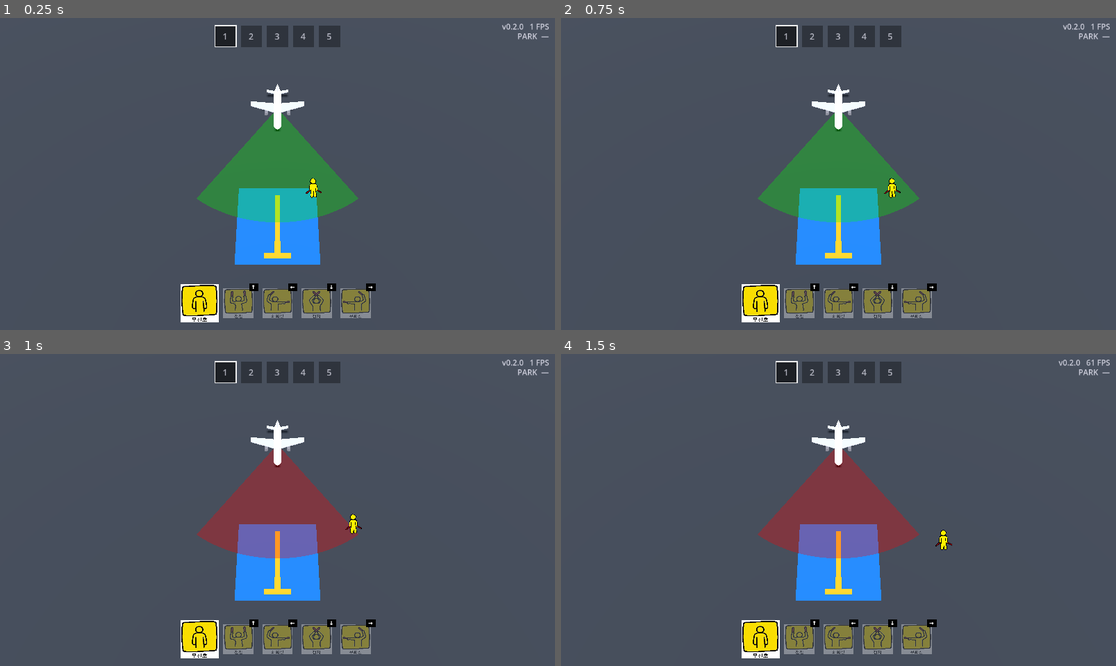
Above: before the commit, frames 1-4 (two rows, left to right).
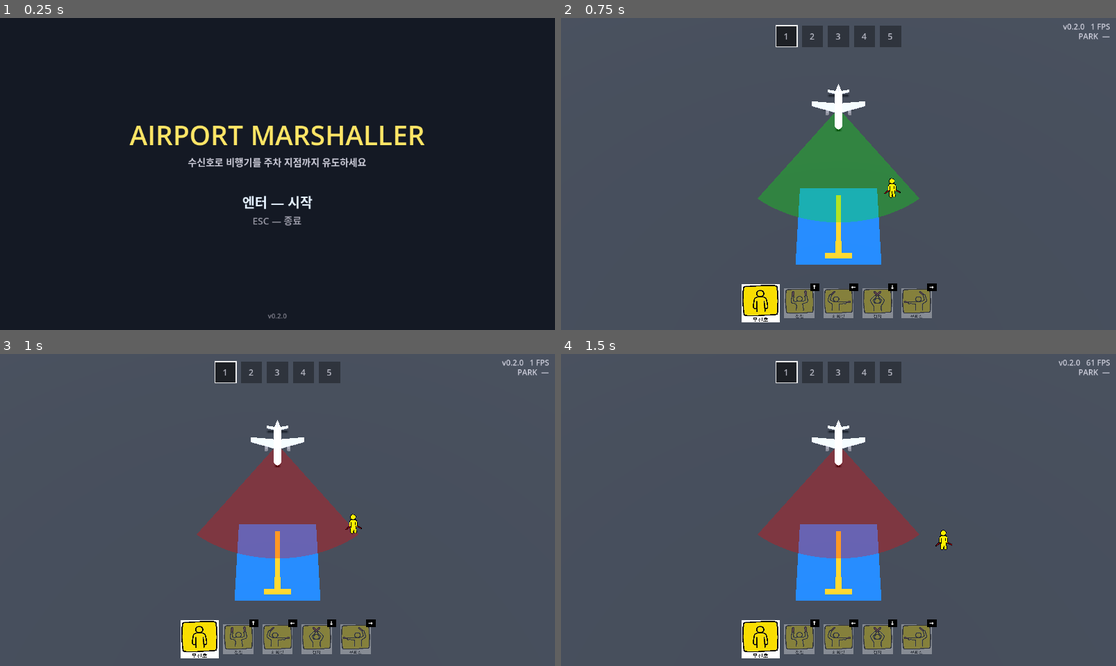
Above: after the commit, the same moments.

Repository: Leusin/project-godot-airport-marshaling-game
Game: Godot game, scene res://src/core/lobby/lobby.tscn
Two runs of this game, one before a commit and one after it. Both use one fixed random seed, a clock stepped at 60 frames per second and the inputs below. Before the commit the project starts from res://src/core/main_game/Main.tscn.
Inputs:
- Up to frame 1 (0.25 s): no input
- Up to frame 2 (0.75 s): tap Enter (ui_accept) at 0.5 s; hold D (move_right) from 0.53 s (still down); hold Enter (ui_accept) from 0.53 s (still down)
- Up to frame 3 (1 s): keep holding D (move_right); keep holding Enter (ui_accept)
- Up to frame 4 (1.5 s): release D (move_right) at 1.28 s; release Enter (ui_accept) at 1.28 s; hold S (move_down) from 1.28 s (still down); tap Up (signal_advance) at 1.35 s

The runs differ from the first frame. In frame 1, 100% of the frame differs, in the area x 0-100%, y 0-100%; in frame 2, nothing differs; in frame 3, nothing differs; in frame 4, nothing differs.

Commit message:
feat: 메인 로비 씬 — 타이틀/시작 화면을 진입점으로
- lobby.tscn을 메인 씬으로: 엔터=캠페인 시작(Main.tscn 전환), ESC=종료, 버전 표시
- 인게임→로비 복귀는 추후(로드맵 기록)

Co-Authored-By: Claude Opus 4.8 <noreply@anthropic.com>

Diff:
--- a/project.godot
+++ b/project.godot
@@ -12,7 +12,7 @@
 
 config/name="Airport Marshaling Prototype"
 config/version="0.2.0"
-run/main_scene="res://src/core/main_game/Main.tscn"
+run/main_scene="res://src/core/lobby/lobby.tscn"
 config/features=PackedStringArray("4.7", "Forward Plus")
 config/icon="res://icon.svg"
 
--- /dev/null
+++ b/src/core/lobby/lobby.gd
@@ -0,0 +1,42 @@
+extends Control
+## 메인 로비(타이틀) 화면. 시작 입력을 받아 메인 게임 씬으로 전환한다.
+## 캠페인의 진입점이며, 추후 레벨 선택·설정이 붙을 자리.
+
+const MAIN_SCENE := "res://src/core/main_game/Main.tscn"
+
+const TITLE_COLOR := Color(1.0, 0.9, 0.4)
+const SUBTITLE_COLOR := Color(0.8, 0.8, 0.85)
+const START_COLOR := Color(0.9, 0.95, 1.0)
+const QUIT_COLOR := Color(0.6, 0.6, 0.65)
+const VERSION_COLOR := Color(0.5, 0.5, 0.55)
+const BG_COLOR := Color(0.08, 0.1, 0.14)
+
+var _version := "0.0.0"
+
+func _ready() -> void:
+	_version = str(ProjectSettings.get_setting("application/config/version", "0.0.0"))
+
+func _process(_delta: float) -> void:
+	queue_redraw()
+
+func _input(event: InputEvent) -> void:
+	if event.is_action_pressed("ui_accept"):
+		get_tree().change_scene_to_file(MAIN_SCENE)
+	elif event.is_action_pressed("ui_cancel"):
+		get_tree().quit()
+
+func _draw() -> void:
+	draw_rect(Rect2(Vector2.ZERO, size), BG_COLOR)
+	var cx := size.x
+	var cy := size.y / 2.0
+	var font := ThemeDB.fallback_font
+	draw_string(font, Vector2(0, cy - 60.0), "AIRPORT MARSHALLER",
+		HORIZONTAL_ALIGNMENT_CENTER, cx, 56, TITLE_COLOR)
+	draw_string(font, Vector2(0, cy - 16.0), "수신호로 비행기를 주차 지점까지 유도하세요",
+		HORIZONTAL_ALIGNMENT_CENTER, cx, 20, SUBTITLE_COLOR)
+	draw_string(font, Vector2(0, cy + 70.0), "엔터 — 시작",
+		HORIZONTAL_ALIGNMENT_CENTER, cx, 28, START_COLOR)
+	draw_string(font, Vector2(0, cy + 105.0), "ESC — 종료",
+		HORIZONTAL_ALIGNMENT_CENTER, cx, 20, QUIT_COLOR)
+	draw_string(font, Vector2(0, size.y - 24.0), "v" + _version,
+		HORIZONTAL_ALIGNMENT_CENTER, cx, 14, VERSION_COLOR)
--- /dev/null
+++ b/src/core/lobby/lobby.tscn
@@ -0,0 +1,12 @@
+[gd_scene format=3]
+
+[ext_resource type="Script" path="res://src/core/lobby/lobby.gd" id="1_lobby_script"]
+
+[node name="Lobby" type="Control"]
+layout_mode = 3
+anchors_preset = 15
+anchor_right = 1.0
+anchor_bottom = 1.0
+grow_horizontal = 2
+grow_vertical = 2
+script = ExtResource("1_lobby_script")
Not shown, added: src/core/lobby/lobby.gd.uid
Not shown, changed: docs/DEVLOG.md
Not shown, changed: docs/ROADMAP.md
